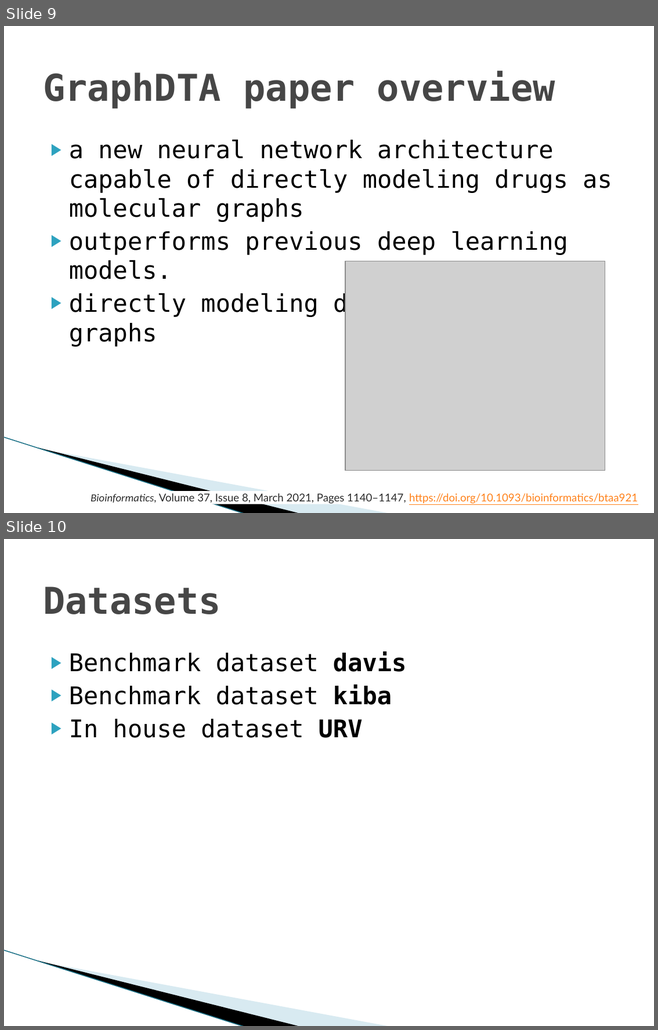
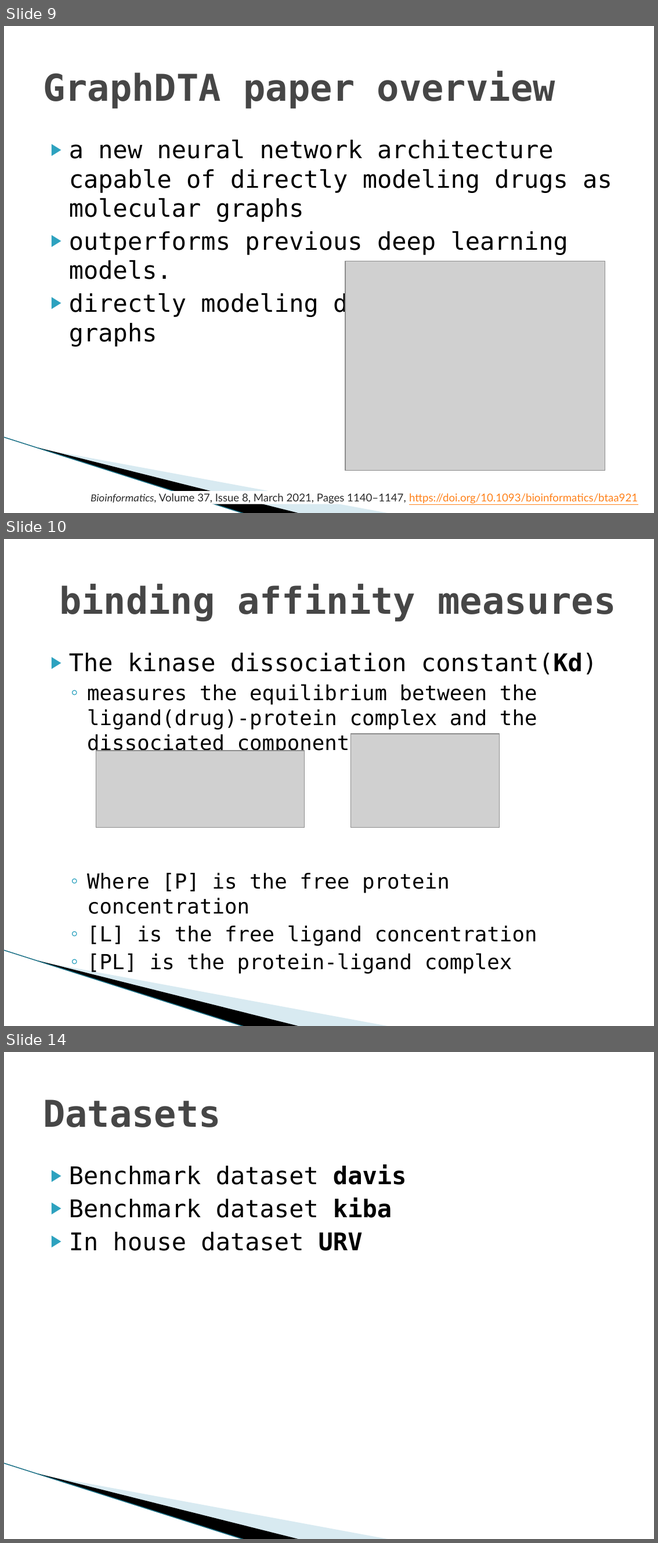
Before and after one commit to YoussefEzz/GraphDTA_forked, a slide deck: presentation/Drug Target affinity.pptx. Shown one above the other, each under a label of ours: slides 9 and 10 before the commit, slides 9, 10 and 14 after it; the slides between them are not shown. The pictures are 658x1030 and 658x1543 pixels, drawn with LibreOffice and Linux fonts; fonts in the diff are those of the drawing; grey boxes stand for pictures; background and template pictures are left out. Boxes give left, top, right and bottom in pixels: in the first picture for what was removed or moved away, otherwise in the second. Text is boxed around its words. In the diff, an @@ line names an element or a change of style, - is before the commit and + after.

```diff
--- a/presentation/Drug Target affinity.pptx
+++ b/presentation/Drug Target affinity.pptx
@@ slide 10 added at <box>4,539,654,1026</box>, background #FFFFFF; not listed: 3 template elements that a slide beside it also shows @@
@@ title added at <box>59,584,616,621</box>, 41 pt, text #464646, bold @@
+binding affinity measures
@@ text added at <box>69,653,597,974</box>, 23 pt, text #000000 @@
+▶ The kinase dissociation constant(Kd)
+  ◦ measures the equilibrium between the ligand(drug)-protein complex and the dissociated components
+  ◦ Where [P] is the free protein concentration
+  ◦ [L] is the free ligand concentration
+  ◦ [PL] is the protein-ligand complex
@@ picture added at <box>350,734,499,827</box> @@
@@ picture added at <box>96,751,305,827</box> @@
@@ what was slide 10 is now slide 14 @@
```
Also in this commit, not shown: 16 other slides added, 1 slide removed, 38 other files.
